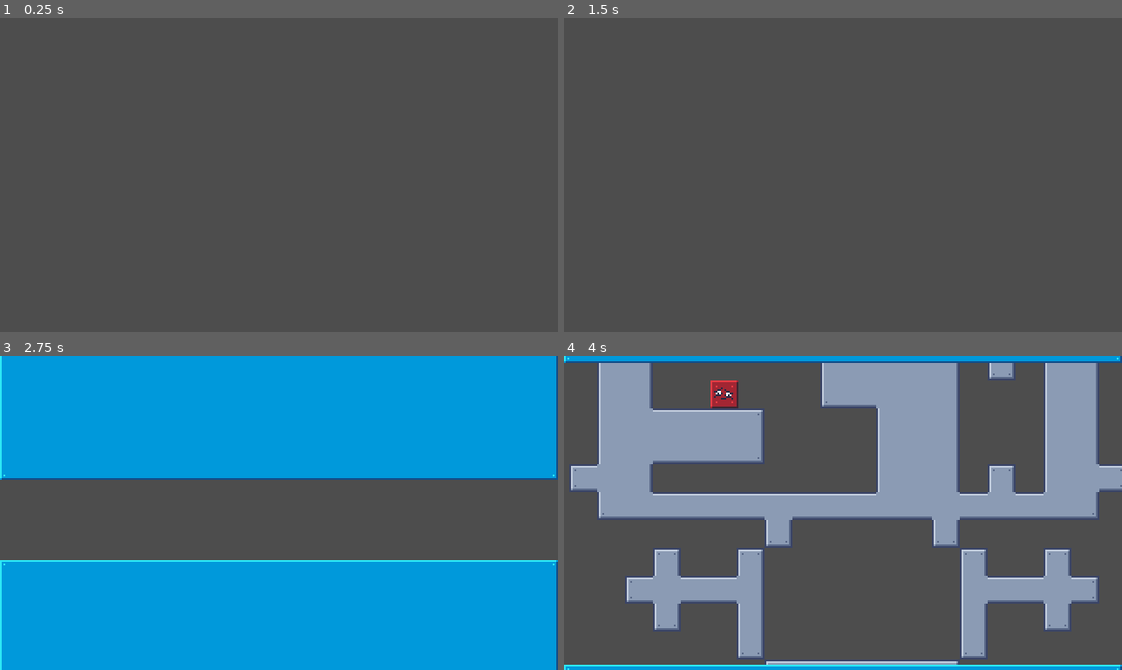
Above: before the commit, frames 1-4 (two rows, left to right).
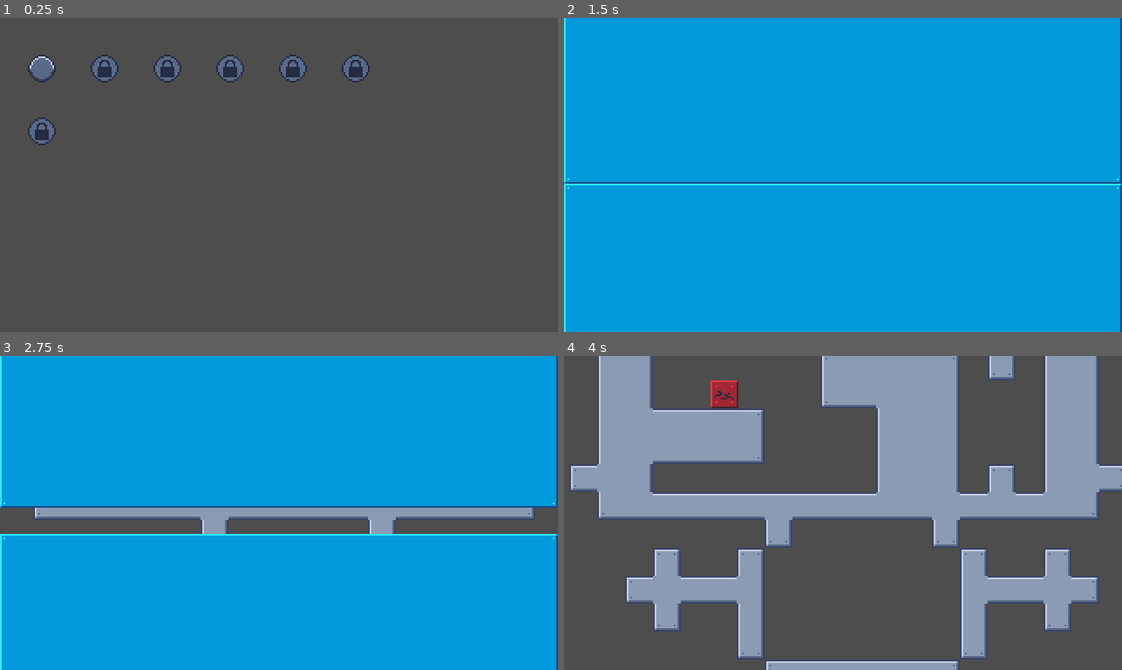
Above: after the commit, the same moments.

Repository: ARKANYOTA/globs
Game: Godot game, scene res://scenes/level_select.tscn
The game is run twice, just before and just after one commit, with the same random seed, the same clock (stepped at 60 frames per second) and the same inputs. Before the commit the project starts from res://scenes/main.tscn.
Inputs (mouse positions are in pixels of both pictures, inside the frame that each line leads up to):
- Up to frame 1 (0.25 s): no input
- Up to frame 2 (1.5 s): click (608, 68) at 0.52 s; tap Enter (ui_accept) at 1.25 s; move the mouse to (965, 159) at 1.27 s; press the mouse at (965, 159) at 1.28 s; hold Right (ui_right) from 1.28 s (still down)
- Up to frame 3 (2.75 s): keep holding Right (ui_right); tap Enter (ui_accept) at 1.52, 2.27 s; move the mouse to (167, 528) at 2.02 s; release the mouse at (167, 528) at 2.03 s; tap V (removeme2_nolan_usge_to_change_scene) at 2.1 s
- Up to frame 4 (4 s): move the mouse to (898, 443) at 2.77 s; release Right (ui_right) at 2.78 s; press the mouse at (898, 443) at 2.78 s; hold Left (ui_left) 2.78-3.53 s; move the mouse to (725, 393) at 3.52 s; release the mouse at (725, 393) at 3.53 s; hold Right (ui_right) from 3.53 s (still down); tap V (removeme2_nolan_usge_to_change_scene) at 3.6 s; tap Enter (ui_accept) at 3.77 s

The runs differ from the first frame. In frame 1, 2.3% of the frame differs, in the area x 5-67%, y 11-41%; in frame 2, 100%, in the area x 0-100%, y 0-100%; in frame 3, 22%; in frame 4, 3.9%.
Error in both runs: Assertion failed: Levvel out of bounds (res://scripts/autoload/level_data.gd:13)

Commit message:
update: set level selector as main scene and add level 1

Diff:
--- a/project.godot
+++ b/project.godot
@@ -11,7 +11,7 @@
 [application]
 
 config/name="GMTK 2024"
-run/main_scene="res://scenes/main.tscn"
+run/main_scene="res://scenes/level_select.tscn"
 config/features=PackedStringArray("4.3", "GL Compatibility")
 config/icon="res://assets/images/gmtklogo2024.png"
 
--- a/scenes/levels/level_1.tscn
+++ b/scenes/levels/level_1.tscn
@@ -15,15 +15,8 @@
 tile_set = ExtResource("1_vx2ym")
 
 [node name="Player" parent="." instance=ExtResource("2_w3cne")]
-position = Vector2(-40, 104)
-
-[node name="Block8" parent="." instance=ExtResource("3_5gr1g")]
-position = Vector2(48, 144)
-is_gravity_enabled = true
-up_extendable = false
-down_extendable = false
-left_extendable = false
-right_extendable = false
+position = Vector2(48, 135)
+collision_priority = 5.0
 
 [node name="Block" parent="." instance=ExtResource("3_5gr1g")]
 position = Vector2(8, 152)
--- a/scripts/autoload/level_data.gd
+++ b/scripts/autoload/level_data.gd
@@ -1,7 +1,7 @@
 extends Node
 
 var levels = {
-	1: { "name": "Level 1", "scene": "res://scenes/guillaume_test.tscn"},
+	1: { "name": "Level 1", "scene": "res://scenes/levels/level_1.tscn"},
 	2: { "name": "Level 2", "scene": "res://scenes/scene_2.tscn"},
 }
 
--- a/scripts/block.gd
+++ b/scripts/block.gd
@@ -25,7 +25,7 @@
 		$CollisionShape.rotation_degrees = value
 		$Sprite.rotation_degrees = value
 
-@export var scale_max_speed : float = 3
+@export var scale_max_speed : float = 1.5
 
 @export_group("Up Extandable")
 @export var up_extendable: bool = false
